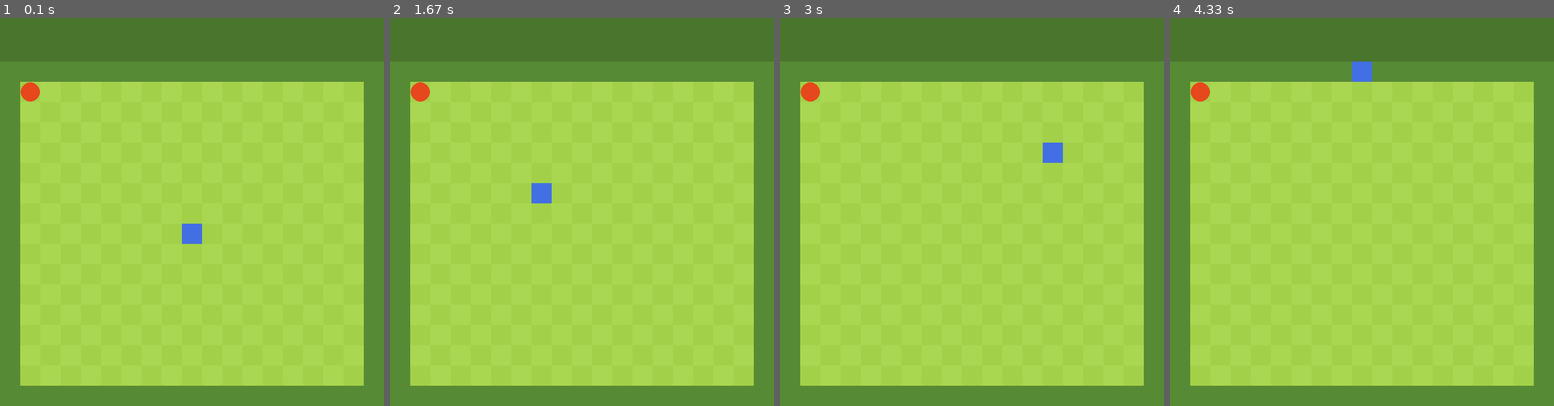
Above: before the commit, frames 1-4 (left to right).
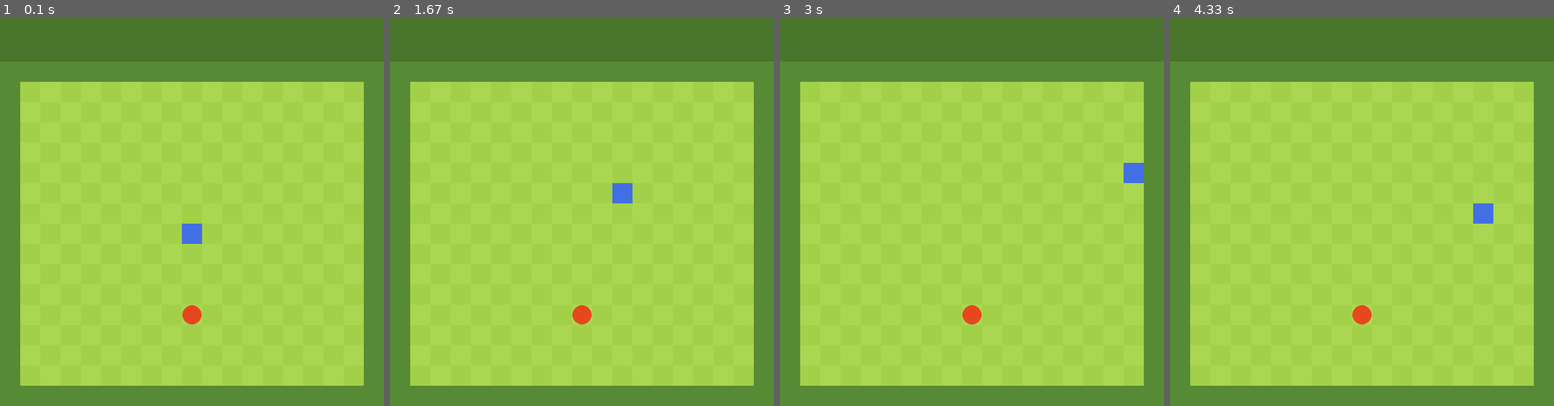
Above: after the commit, the same moments.

Repository: IEatSpaceRocks/snake
Game: pygame game, started from snake-pygame.py
Same seed, same stepped clock (60 frames per second), same inputs: the game is played once before the commit and once after it.
Inputs:
- Up to frame 1 (0.1 s): no input
- Up to frame 2 (1.67 s): hold S 0.33-0.8 s; hold Right 0.33-0.8 s; tap A at 0.83 s; tap W at 1.17 s; hold Right from 1.5 s (still down)
- Up to frame 3 (3 s): release Right at 1.97 s; hold Up 2-2.3 s; hold Right 2.33-2.8 s; hold Left from 2.83 s (still down)
- Up to frame 4 (4.33 s): release Left at 3.37 s; hold W 3.4-3.7 s; hold Down 3.4-3.7 s; hold Left from 4.07 s (still down)

The runs differ from the first frame. In frame 1, 0.4% of the frame differs, in the area x 5-53%, y 16-79%; in frame 2, 0.9%, in the area x 5-64%, y 16-79%; in frame 3, 0.9%; in frame 4, 0.9%.

Commit message:
v0.4
Made the movement system even smoother (will look over it again for possible simplifications). Added randomly spawning apple and score system.

Diff:
--- a/snake-pygame.py
+++ b/snake-pygame.py
@@ -1,7 +1,7 @@
 # IEatSpaceRocks, 30/08/2026
 
 # Libraries
-import pygame
+import pygame, random
 
 # Define colours
 colours = {
@@ -15,10 +15,11 @@
 
 # Variables
 running = True
-apple = [1, 1]
+apple = [9, 8]
 snake = [[9, 8]]
 count = 0
 facing = ["up"]
+score = 0
 
 # Initialize Pygame and set up the screen
 pygame.init()
@@ -37,6 +38,19 @@
     for row in range(1, 16):
         colour = "GREEN2" if (row + col) % 2 == 0 else "GREEN1"
         pygame.draw.rect(board, colours.get(colour), (col * 40, 120 + row * 40, 40, 40))
+
+def checkApple(score):
+    if apple in snake:
+        score += 1
+    while apple in snake:
+        apple[0] = random.randint(1, 17)
+        apple[1] = random.randint(1, 15)
+
+def checkRunning():
+    for part in snake:
+        if part[0] < 1 or part[1] < 1 or part[0] > 17 or part[1] > 15:
+            return False
+    return True
 
 def draw():
     pygame.draw.circle(screen, colours.get("RED"), (40 + apple[0] * 40 - 20, 160 + apple[1] * 40 - 20), 19)
@@ -66,29 +80,37 @@
             if event.key == pygame.K_ESCAPE:
                 running = False
             elif event.key == pygame.K_a or event.key == pygame.K_LEFT:
-                if facing[0] != "left" and len(facing) == 1:
+                if "left" not in facing:
+                    if len(facing) == 2:
+                        facing.pop(0)
                     facing.append("left")
             elif event.key == pygame.K_d or event.key == pygame.K_RIGHT:
-                if facing[0] != "right" and len(facing) == 1:
+                if "right" not in facing:
+                    if len(facing) == 2:
+                        facing.pop(0)
                     facing.append("right")
             elif event.key == pygame.K_w or event.key == pygame.K_UP:
-                if facing[0] != "up" and len(facing) == 1:
+                if "up" not in facing:
+                    if len(facing) == 2:
+                        facing.pop(0)
                     facing.append("up")
             elif event.key == pygame.K_s or event.key == pygame.K_DOWN:
-                if facing[0] != "down" and len(facing) == 1:
+                if "down" not in facing:
+                    if len(facing) == 2:
+                        facing.pop(0)
                     facing.append("down")
-
-
 
     count += 1
 
-    if count % 10 == 0:
+    if count % 12 == 0:
         print(facing)
         if len(facing) == 2:
             move(facing[0])
             facing.pop(0)
         else:
             move(facing[0])
+
+    checkApple(score)
 
     # Add board to the screen
     screen.blit(board, (0, 0))
